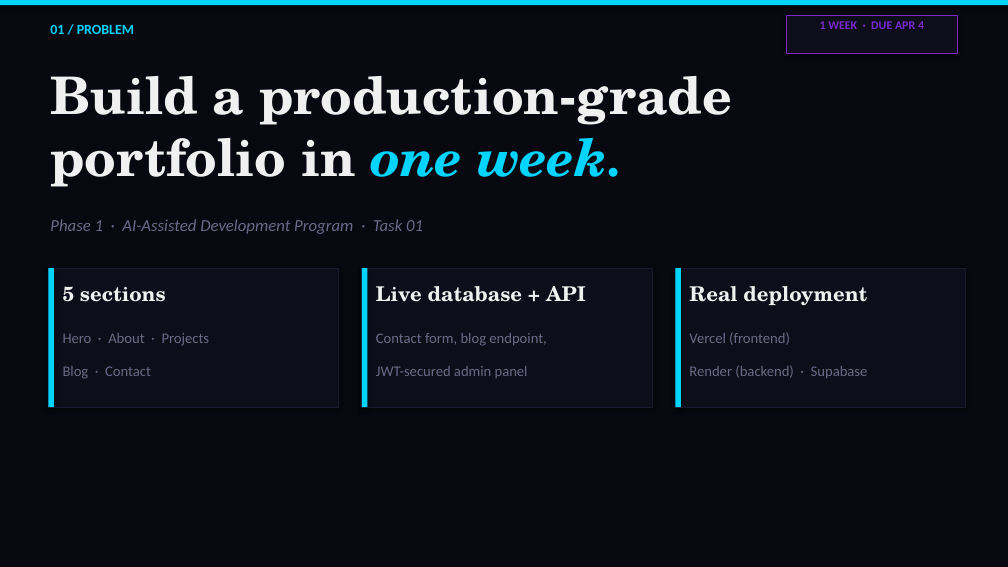
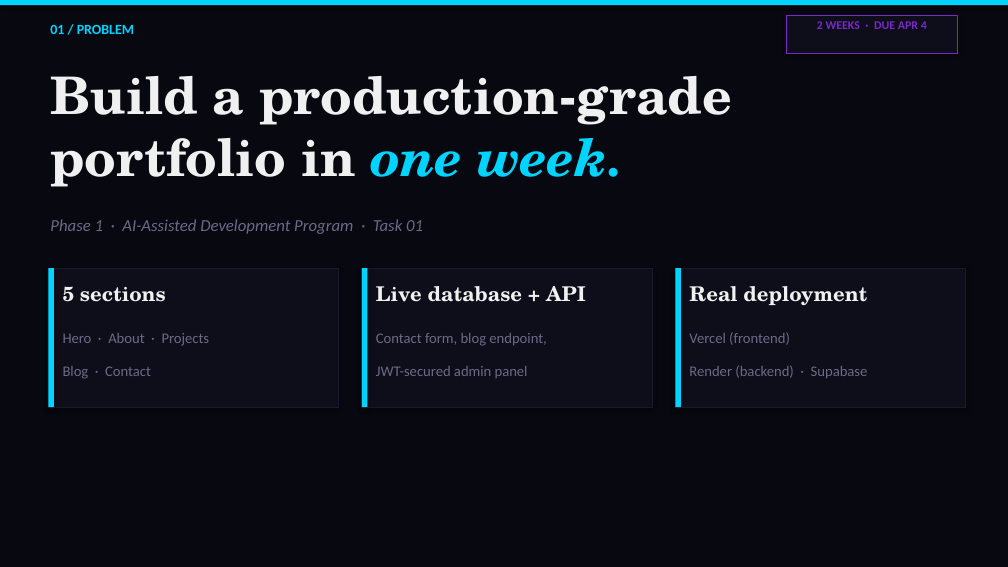
Before and after one commit to Dhorllar98/personal-portfolio, a slide deck: slide 1 of docs/task01-presentation.pptx. Drawn at 1008x567 pixels with LibreOffice and Linux fonts; fonts in the diff are those of the drawing. Boxes give left, top, right and bottom in pixels: in the first picture for what was removed or moved away, otherwise in the second. Text is boxed around its words. In the diff, an @@ line names an element or a change of style, - is before the commit and + after.

```diff
--- a/docs/task01-presentation.pptx
+++ b/docs/task01-presentation.pptx
@@ text at [817, 21, 927, 29]: text changed @@
-1 WEEK · DUE APR 4
+2 WEEKS · DUE APR 4
```
Also in this commit, not shown: 1 other slide changed.
